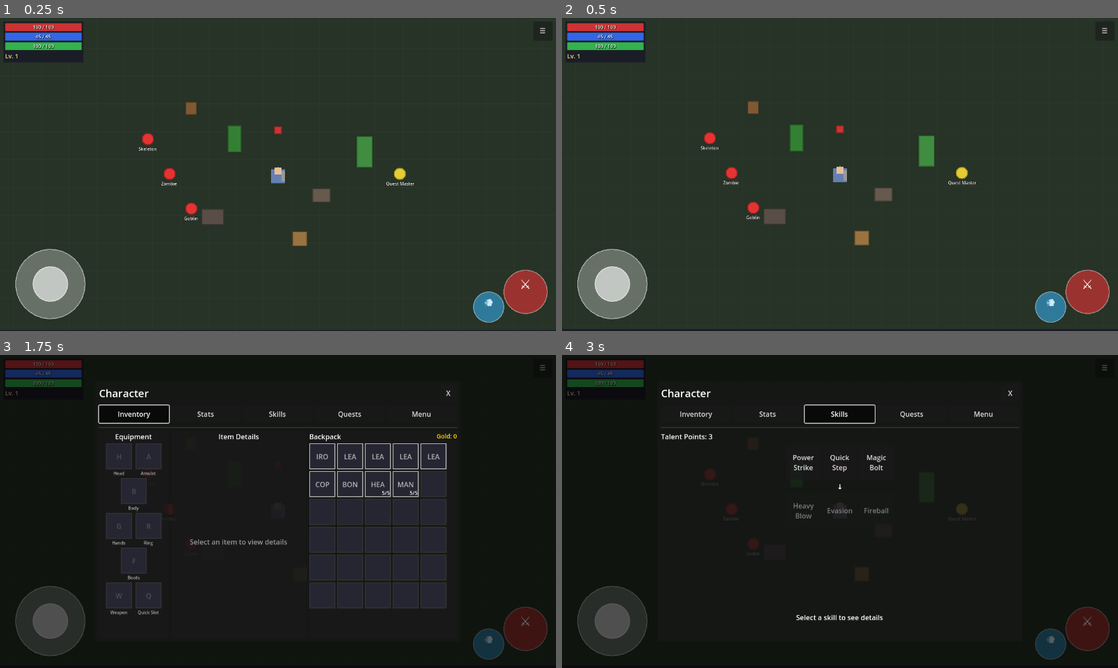
Above: before the commit, frames 1-4 (two rows, left to right).
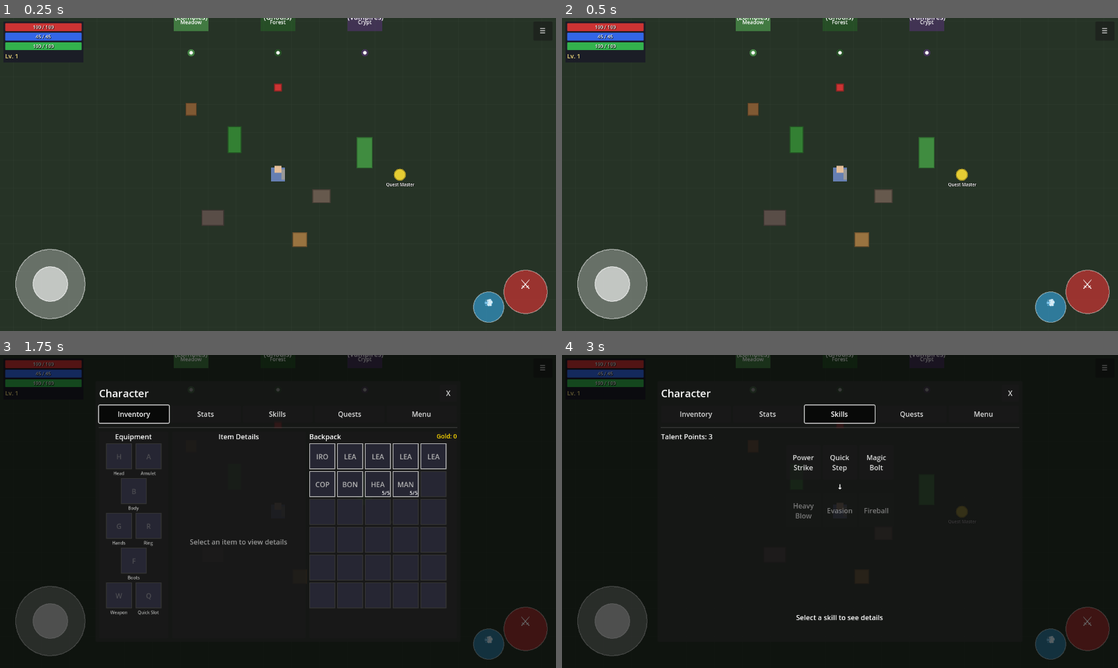
Above: after the commit, the same moments.

Repository: MatousHruska/MobileTestia
Game: Godot game, scene res://scenes/world/test_zone.tscn
Two runs of this game, one before a commit and one after it. Both use one fixed random seed, a clock stepped at 60 frames per second and the inputs below.
Inputs:
- Up to frame 1 (0.25 s): no input
- Up to frame 2 (0.5 s): no input
- Up to frame 3 (1.75 s): click "☰" at 0.5 s; click "Inventory" at 1.25 s
- Up to frame 4 (3 s): click "Stats" at 2 s; click "Skills" at 2.75 s

The runs differ from the first frame. In frame 1, 1.7% of the frame differs, in the area x 0-100%, y 0-100%; in frame 2, 2.0%; in frame 3, 0.4%; in frame 4, 0.6%.

Commit message:
Add zone system with three test zones
- Create ZoneTransition script for moving between zones
- Create SpawnPoint script for player positioning
- Update ZoneBase to read enemy data from database
- Create three zone scenes:
  - zone_meadow.tscn (Zombies, level 1-3)
  - zone_forest.tscn (Ghouls, level 3-6)
  - zone_crypt.tscn (Vampires, level 5-10)
- Update test_zone as hub with transitions to all zones
- Each zone reads enemy_spawn_list from database

Diff:
--- a/scenes/world/test_zone.tscn
+++ b/scenes/world/test_zone.tscn
@@ -8,17 +8,113 @@
 [ext_resource type="PackedScene" path="res://scenes/ui/menu/character_menu.tscn" id="6_menu"]
 [ext_resource type="Script" path="res://scripts/npc/enemy_npc.gd" id="7_enemy"]
 [ext_resource type="PackedScene" path="res://scenes/prefabs/database_npc.tscn" id="8_npc_prefab"]
+[ext_resource type="Script" path="res://scripts/world/zone_transition.gd" id="9_transition"]
+[ext_resource type="Script" path="res://scripts/world/spawn_point.gd" id="10_spawn"]
+
+[sub_resource type="RectangleShape2D" id="RectangleShape2D_trans"]
+size = Vector2(80, 40)
 
 [node name="TestZone" type="Node2D"]
 script = ExtResource("5_zone")
-zone_name = "Test Zone"
+zone_id = ""
+zone_name = "Test Hub"
+spawn_enemies = false
 
 [node name="Background" type="ColorRect" parent="."]
 offset_left = -640.0
-offset_top = -360.0
+offset_top = -500.0
 offset_right = 640.0
 offset_bottom = 360.0
 color = Color(0.15, 0.2, 0.15, 1)
+
+[node name="ZoneTransitions" type="Node2D" parent="."]
+
+[node name="ToMeadow" type="Area2D" parent="ZoneTransitions"]
+position = Vector2(-200, -350)
+script = ExtResource("9_transition")
+target_zone = "res://scenes/world/zone_meadow.tscn"
+spawn_point_id = "default"
+display_name = "Meadow"
+transition_color = Color(0.3, 0.6, 0.3, 0.7)
+
+[node name="CollisionShape2D" type="CollisionShape2D" parent="ZoneTransitions/ToMeadow"]
+shape = SubResource("RectangleShape2D_trans")
+
+[node name="ToForest" type="Area2D" parent="ZoneTransitions"]
+position = Vector2(0, -350)
+script = ExtResource("9_transition")
+target_zone = "res://scenes/world/zone_forest.tscn"
+spawn_point_id = "default"
+display_name = "Forest"
+transition_color = Color(0.15, 0.35, 0.15, 0.7)
+
+[node name="CollisionShape2D" type="CollisionShape2D" parent="ZoneTransitions/ToForest"]
+shape = SubResource("RectangleShape2D_trans")
+
+[node name="ToCrypt" type="Area2D" parent="ZoneTransitions"]
+position = Vector2(200, -350)
+script = ExtResource("9_transition")
+target_zone = "res://scenes/world/zone_crypt.tscn"
+spawn_point_id = "default"
+display_name = "Crypt"
+transition_color = Color(0.3, 0.2, 0.4, 0.7)
+
+[node name="CollisionShape2D" type="CollisionShape2D" parent="ZoneTransitions/ToCrypt"]
+shape = SubResource("RectangleShape2D_trans")
+
+[node name="SpawnPoints" type="Node2D" parent="."]
+
+[node name="SpawnFromMeadow" type="Marker2D" parent="SpawnPoints"]
+position = Vector2(-200, -280)
+script = ExtResource("10_spawn")
+spawn_id = "from_meadow"
+marker_color = Color(0.3, 0.6, 0.3, 0.8)
+
+[node name="SpawnFromForest" type="Marker2D" parent="SpawnPoints"]
+position = Vector2(0, -280)
+script = ExtResource("10_spawn")
+spawn_id = "from_forest"
+marker_color = Color(0.15, 0.35, 0.15, 0.8)
+
+[node name="SpawnFromCrypt" type="Marker2D" parent="SpawnPoints"]
+position = Vector2(200, -280)
+script = ExtResource("10_spawn")
+spawn_id = "from_crypt"
+marker_color = Color(0.3, 0.2, 0.4, 0.8)
+
+[node name="SpawnDefault" type="Marker2D" parent="SpawnPoints"]
+position = Vector2(0, 0)
+script = ExtResource("10_spawn")
+spawn_id = "default"
+
+[node name="TransitionLabels" type="Node2D" parent="."]
+
+[node name="LabelMeadow" type="Label" parent="TransitionLabels"]
+offset_left = -240.0
+offset_top = -400.0
+offset_right = -160.0
+offset_bottom = -377.0
+text = "MEADOW
+(Zombies)"
+horizontal_alignment = 1
+
+[node name="LabelForest" type="Label" parent="TransitionLabels"]
+offset_left = -40.0
+offset_top = -400.0
+offset_right = 40.0
+offset_bottom = -377.0
+text = "FOREST
+(Ghouls)"
+horizontal_alignment = 1
+
+[node name="LabelCrypt" type="Label" parent="TransitionLabels"]
+offset_left = 160.0
+offset_top = -400.0
+offset_right = 240.0
+offset_bottom = -377.0
+text = "CRYPT
+(Vampires)"
+horizontal_alignment = 1
 
 [node name="Grid" type="Node2D" parent="."]
 script = ExtResource("4_ref")
@@ -62,57 +158,12 @@
 object_size = Vector2(24, 28)
 
 [node name="Marker" type="Node2D" parent="ReferenceObjects"]
-position = Vector2(0, -100)
+position = Vector2(0, -200)
 script = ExtResource("4_ref")
 object_color = Color(0.8, 0.2, 0.2, 1)
 object_size = Vector2(16, 16)
 
 [node name="Enemies" type="Node2D" parent="."]
-
-[node name="Zombie1" type="CharacterBody2D" parent="Enemies"]
-position = Vector2(-250, 0)
-script = ExtResource("7_enemy")
-enemy_id = "ene_zombie_basic"
-enemy_name = "Zombie"
-max_health = 50.0
-base_damage = 8.0
-attack_speed = 1.0
-armor = 2.0
-enemy_level = 1
-experience_reward = 15
-detection_radius = 100.0
-attack_radius = 20.0
-move_speed = 40.0
-
-[node name="Zombie2" type="CharacterBody2D" parent="Enemies"]
-position = Vector2(-300, -80)
-script = ExtResource("7_enemy")
-enemy_id = "ene_zombie_basic"
-enemy_name = "Zombie"
-max_health = 50.0
-base_damage = 8.0
-attack_speed = 1.0
-armor = 2.0
-enemy_level = 1
-experience_reward = 15
-detection_radius = 100.0
-attack_radius = 20.0
-move_speed = 40.0
-
-[node name="Zombie3" type="CharacterBody2D" parent="Enemies"]
-position = Vector2(-200, 80)
-script = ExtResource("7_enemy")
-enemy_id = "ene_zombie_basic"
-enemy_name = "Zombie"
-max_health = 50.0
-base_damage = 8.0
-attack_speed = 1.0
-armor = 2.0
-enemy_level = 1
-experience_reward = 15
-detection_radius = 100.0
-attack_radius = 20.0
-move_speed = 40.0
 
 [node name="FriendlyNPCs" type="Node2D" parent="."]
 
--- /dev/null
+++ b/scenes/world/zone_crypt.tscn
@@ -0,0 +1,85 @@
+[gd_scene load_steps=8 format=3 uid="uid://zone_crypt_001"]
+
+[ext_resource type="PackedScene" path="res://scenes/player/player.tscn" id="1_player"]
+[ext_resource type="PackedScene" path="res://scenes/ui/hud/game_hud.tscn" id="2_hud"]
+[ext_resource type="Script" path="res://scripts/camera/game_camera.gd" id="3_camera"]
+[ext_resource type="Script" path="res://scripts/world/zone_base.gd" id="4_zone"]
+[ext_resource type="PackedScene" path="res://scenes/ui/menu/character_menu.tscn" id="5_menu"]
+[ext_resource type="Script" path="res://scripts/world/zone_transition.gd" id="6_transition"]
+
+[sub_resource type="RectangleShape2D" id="RectangleShape2D_trans"]
+size = Vector2(80, 40)
+
+[node name="ZoneCrypt" type="Node2D"]
+script = ExtResource("4_zone")
+zone_id = "zone_crypt"
+zone_name = "Ancient Crypt"
+enemy_spawn_positions = Array[Vector2]([Vector2(-200, 0), Vector2(-320, -80), Vector2(-250, 100)])
+
+[node name="Background" type="ColorRect" parent="."]
+offset_left = -640.0
+offset_top = -360.0
+offset_right = 640.0
+offset_bottom = 360.0
+color = Color(0.08, 0.06, 0.1, 1)
+
+[node name="Decorations" type="Node2D" parent="."]
+
+[node name="Pillar1" type="ColorRect" parent="Decorations"]
+offset_left = -80.0
+offset_top = -120.0
+offset_right = -60.0
+offset_bottom = 20.0
+color = Color(0.25, 0.22, 0.3, 1)
+
+[node name="Pillar2" type="ColorRect" parent="Decorations"]
+offset_left = 60.0
+offset_top = -120.0
+offset_right = 80.0
+offset_bottom = 20.0
+color = Color(0.25, 0.22, 0.3, 1)
+
+[node name="Coffin1" type="ColorRect" parent="Decorations"]
+offset_left = 150.0
+offset_top = 50.0
+offset_right = 200.0
+offset_bottom = 90.0
+color = Color(0.3, 0.2, 0.15, 1)
+
+[node name="Skull1" type="ColorRect" parent="Decorations"]
+offset_left = -150.0
+offset_top = -50.0
+offset_right = -138.0
+offset_bottom = -38.0
+color = Color(0.8, 0.75, 0.7, 1)
+
+[node name="Candle1" type="ColorRect" parent="Decorations"]
+offset_left = 100.0
+offset_top = -80.0
+offset_right = 106.0
+offset_bottom = -60.0
+color = Color(0.9, 0.6, 0.2, 1)
+
+[node name="Enemies" type="Node2D" parent="."]
+
+[node name="TransitionToTest" type="Area2D" parent="."]
+position = Vector2(0, -280)
+script = ExtResource("6_transition")
+target_zone = "res://scenes/world/test_zone.tscn"
+spawn_point_id = "from_crypt"
+display_name = "To Hub"
+transition_color = Color(0.3, 0.5, 0.8, 0.6)
+
+[node name="CollisionShape2D" type="CollisionShape2D" parent="TransitionToTest"]
+shape = SubResource("RectangleShape2D_trans")
+
+[node name="Player" parent="." instance=ExtResource("1_player")]
+
+[node name="GameCamera" type="Camera2D" parent="."]
+script = ExtResource("3_camera")
+follow_smoothing = 8.0
+look_ahead_distance = 30.0
+
+[node name="HUD" parent="." instance=ExtResource("2_hud")]
+
+[node name="CharacterMenu" parent="." instance=ExtResource("5_menu")]
--- /dev/null
+++ b/scenes/world/zone_forest.tscn
@@ -0,0 +1,78 @@
+[gd_scene load_steps=8 format=3 uid="uid://zone_forest_001"]
+
+[ext_resource type="PackedScene" path="res://scenes/player/player.tscn" id="1_player"]
+[ext_resource type="PackedScene" path="res://scenes/ui/hud/game_hud.tscn" id="2_hud"]
+[ext_resource type="Script" path="res://scripts/camera/game_camera.gd" id="3_camera"]
+[ext_resource type="Script" path="res://scripts/world/zone_base.gd" id="4_zone"]
+[ext_resource type="PackedScene" path="res://scenes/ui/menu/character_menu.tscn" id="5_menu"]
+[ext_resource type="Script" path="res://scripts/world/zone_transition.gd" id="6_transition"]
+
+[sub_resource type="RectangleShape2D" id="RectangleShape2D_trans"]
+size = Vector2(80, 40)
+
+[node name="ZoneForest" type="Node2D"]
+script = ExtResource("4_zone")
+zone_id = "zone_forest"
+zone_name = "Dark Forest"
+enemy_spawn_positions = Array[Vector2]([Vector2(-180, 30), Vector2(-300, -100), Vector2(-220, 150), Vector2(-350, 50)])
+
+[node name="Background" type="ColorRect" parent="."]
+offset_left = -640.0
+offset_top = -360.0
+offset_right = 640.0
+offset_bottom = 360.0
+color = Color(0.1, 0.15, 0.1, 1)
+
+[node name="Decorations" type="Node2D" parent="."]
+
+[node name="Tree1" type="ColorRect" parent="Decorations"]
+offset_left = -50.0
+offset_top = -100.0
+offset_right = -20.0
+offset_bottom = 0.0
+color = Color(0.15, 0.3, 0.1, 1)
+
+[node name="Tree2" type="ColorRect" parent="Decorations"]
+offset_left = 100.0
+offset_top = -80.0
+offset_right = 140.0
+offset_bottom = 20.0
+color = Color(0.12, 0.25, 0.08, 1)
+
+[node name="Tree3" type="ColorRect" parent="Decorations"]
+offset_left = -150.0
+offset_top = 50.0
+offset_right = -110.0
+offset_bottom = 150.0
+color = Color(0.13, 0.28, 0.09, 1)
+
+[node name="Bush1" type="ColorRect" parent="Decorations"]
+offset_left = 200.0
+offset_top = 100.0
+offset_right = 240.0
+offset_bottom = 130.0
+color = Color(0.1, 0.2, 0.05, 1)
+
+[node name="Enemies" type="Node2D" parent="."]
+
+[node name="TransitionToTest" type="Area2D" parent="."]
+position = Vector2(0, -280)
+script = ExtResource("6_transition")
+target_zone = "res://scenes/world/test_zone.tscn"
+spawn_point_id = "from_forest"
+display_name = "To Hub"
+transition_color = Color(0.3, 0.5, 0.8, 0.6)
+
+[node name="CollisionShape2D" type="CollisionShape2D" parent="TransitionToTest"]
+shape = SubResource("RectangleShape2D_trans")
+
+[node name="Player" parent="." instance=ExtResource("1_player")]
+
+[node name="GameCamera" type="Camera2D" parent="."]
+script = ExtResource("3_camera")
+follow_smoothing = 8.0
+look_ahead_distance = 30.0
+
+[node name="HUD" parent="." instance=ExtResource("2_hud")]
+
+[node name="CharacterMenu" parent="." instance=ExtResource("5_menu")]
--- /dev/null
+++ b/scenes/world/zone_meadow.tscn
@@ -0,0 +1,71 @@
+[gd_scene load_steps=8 format=3 uid="uid://zone_meadow_001"]
+
+[ext_resource type="PackedScene" path="res://scenes/player/player.tscn" id="1_player"]
+[ext_resource type="PackedScene" path="res://scenes/ui/hud/game_hud.tscn" id="2_hud"]
+[ext_resource type="Script" path="res://scripts/camera/game_camera.gd" id="3_camera"]
+[ext_resource type="Script" path="res://scripts/world/zone_base.gd" id="4_zone"]
+[ext_resource type="PackedScene" path="res://scenes/ui/menu/character_menu.tscn" id="5_menu"]
+[ext_resource type="Script" path="res://scripts/world/zone_transition.gd" id="6_transition"]
+
+[sub_resource type="RectangleShape2D" id="RectangleShape2D_trans"]
+size = Vector2(80, 40)
+
+[node name="ZoneMeadow" type="Node2D"]
+script = ExtResource("4_zone")
+zone_id = "zone_meadow"
+zone_name = "Peaceful Meadow"
+enemy_spawn_positions = Array[Vector2]([Vector2(-200, 50), Vector2(-280, -60), Vector2(-150, 120)])
+
+[node name="Background" type="ColorRect" parent="."]
+offset_left = -640.0
+offset_top = -360.0
+offset_right = 640.0
+offset_bottom = 360.0
+color = Color(0.25, 0.4, 0.2, 1)
+
+[node name="Decorations" type="Node2D" parent="."]
+
+[node name="Grass1" type="ColorRect" parent="Decorations"]
+offset_left = -100.0
+offset_top = -20.0
+offset_right = -60.0
+offset_bottom = 0.0
+color = Color(0.2, 0.5, 0.15, 1)
+
+[node name="Grass2" type="ColorRect" parent="Decorations"]
+offset_left = 50.0
+offset_top = 80.0
+offset_right = 100.0
+offset_bottom = 100.0
+color = Color(0.2, 0.5, 0.15, 1)
+
+[node name="Flower1" type="ColorRect" parent="Decorations"]
+offset_left = 150.0
+offset_top = -50.0
+offset_right = 165.0
+offset_bottom = -35.0
+color = Color(0.9, 0.7, 0.2, 1)
+
+[node name="Enemies" type="Node2D" parent="."]
+
+[node name="TransitionToTest" type="Area2D" parent="."]
+position = Vector2(0, -280)
+script = ExtResource("6_transition")
+target_zone = "res://scenes/world/test_zone.tscn"
+spawn_point_id = "from_meadow"
+display_name = "To Hub"
+transition_color = Color(0.3, 0.5, 0.8, 0.6)
+
+[node name="CollisionShape2D" type="CollisionShape2D" parent="TransitionToTest"]
+shape = SubResource("RectangleShape2D_trans")
+
+[node name="Player" parent="." instance=ExtResource("1_player")]
+
+[node name="GameCamera" type="Camera2D" parent="."]
+script = ExtResource("3_camera")
+follow_smoothing = 8.0
+look_ahead_distance = 30.0
+
+[node name="HUD" parent="." instance=ExtResource("2_hud")]
+
+[node name="CharacterMenu" parent="." instance=ExtResource("5_menu")]
--- /dev/null
+++ b/scripts/world/spawn_point.gd
@@ -0,0 +1,29 @@
+extends Marker2D
+class_name SpawnPoint
+## SpawnPoint - Marks where players/entities can spawn in a zone
+
+## Unique ID for this spawn point
+@export var spawn_id: String = "default"
+
+## Visual color for editor
+@export var marker_color: Color = Color(0.2, 0.8, 0.2, 0.8)
+
+## Size of visual marker
+@export var marker_size: float = 16.0
+
+
+func _ready() -> void:
+	# Register with zone if needed
+	Debug.log("Zone", "Spawn point ready: %s at %s" % [spawn_id, global_position])
+
+
+func _draw() -> void:
+	# Draw a visible marker in editor and debug
+	draw_circle(Vector2.ZERO, marker_size / 2, marker_color)
+	draw_circle(Vector2.ZERO, marker_size / 4, Color.WHITE)
+
+
+func _process(_delta: float) -> void:
+	# Only redraw in editor
+	if Engine.is_editor_hint():
+		queue_redraw()
--- a/scripts/world/zone_base.gd
+++ b/scripts/world/zone_base.gd
@@ -1,10 +1,15 @@
 extends Node2D
 class_name ZoneBase
 ## ZoneBase - Base script for game zones
-## Handles common zone setup like linking HUD to menu
+## Handles zone setup, player spawning, and enemy spawning from database
 
+## Zone identification - links to zones database
+@export var zone_id: String = ""
 @export var zone_name: String = "Unknown Zone"
-@export var spawn_test_enemies: bool = true
+
+## Enemy spawning
+@export var spawn_enemies: bool = true
+@export var enemy_spawn_positions: Array[Vector2] = []
 
 ## Auto-find references
 @onready var hud: HUD = $HUD
@@ -12,7 +17,7 @@
 
 
 func _ready() -> void:
-	Debug.info("System", "Zone loaded", zone_name)
+	Debug.info("System", "Zone loaded: %s (id: %s)" % [zone_name, zone_id])
 
 	# Link HUD to character menu
 	if hud and character_menu:
@@ -22,17 +27,69 @@
 	# Notify game manager
 	Game.current_zone = zone_name
 
-	# Add starting items from database
-	Inventory.add_starting_items()
+	# Position player at spawn point
+	_position_player_at_spawn()
 
-	# Spawn test enemies from database
-	if spawn_test_enemies:
-		_spawn_database_enemies()
+	# Add starting items from database (only on first zone)
+	if Game.game_time < 1.0:
+		Inventory.add_starting_items()
+
+	# Spawn enemies from database
+	if spawn_enemies:
+		_spawn_zone_enemies()
 
 
-func _spawn_database_enemies() -> void:
-	## Spawns test enemies from the database
-	## Replaces any existing hardcoded enemies
+func _position_player_at_spawn() -> void:
+	## Position player at the correct spawn point based on Game.spawn_point_id
+	var spawn_id: String = Game.spawn_point_id
+	if spawn_id.is_empty():
+		spawn_id = "default"
+
+	# Find spawn point with matching ID
+	var spawn_points := get_tree().get_nodes_in_group("spawn_points")
+	for sp in spawn_points:
+		if sp is SpawnPoint and sp.spawn_id == spawn_id:
+			if Game.player:
+				Game.player.global_position = sp.global_position
+				Debug.log("Zone", "Player spawned at: %s (%s)" % [spawn_id, sp.global_position])
+			return
+
+	# Also check for SpawnPoint nodes directly in scene
+	for child in get_children():
+		if child is SpawnPoint and child.spawn_id == spawn_id:
+			if Game.player:
+				Game.player.global_position = child.global_position
+				Debug.log("Zone", "Player spawned at: %s (%s)" % [spawn_id, child.global_position])
+			return
+
+	Debug.log("Zone", "No spawn point '%s' found, using default position" % spawn_id)
+
+
+func _spawn_zone_enemies() -> void:
+	## Spawns enemies based on zone database entry
+
+	# Get zone data from database
+	var zone_data: Dictionary = {}
+	if not zone_id.is_empty():
+		zone_data = DatabaseLoader.zones.get(zone_id, {})
+
+	# Get enemy list from database or use fallback
+	var enemy_ids: Array = []
+	if zone_data.has("enemy_spawn_list"):
+		var spawn_list: String = zone_data.get("enemy_spawn_list", "")
+		if not spawn_list.is_empty():
+			enemy_ids = spawn_list.split(",")
+			for i in range(enemy_ids.size()):
+				enemy_ids[i] = enemy_ids[i].strip_edges()
+
+	# Fallback to zombie if no enemies defined
+	if enemy_ids.is_empty():
+		enemy_ids = ["ene_zombie_basic"]
+		Debug.warn("Zone", "No enemies in database for zone '%s', using fallback" % zone_id)
+
+	# Get level range from database
+	var min_level: int = zone_data.get("min_level", 1)
+	var max_level: int = zone_data.get("max_level", min_level + 2)
 
 	# Find or create Enemies container
 	var enemies_node := get_node_or_null("Enemies")
@@ -40,40 +97,36 @@
 		enemies_node = Node2D.new()
 		enemies_node.name = "Enemies"
 		add_child(enemies_node)
-	else:
-		# Remove existing hardcoded enemies
-		for child in enemies_node.get_children():
-			child.queue_free()
 
-	# Wait a frame for cleanup
-	await get_tree().process_frame
+	# Use defined spawn positions or defaults
+	var positions: Array[Vector2] = enemy_spawn_positions
+	if positions.is_empty():
+		positions = [
+			Vector2(-250, 0),
+			Vector2(-300, -80),
+			Vector2(-200, 80),
+		]
 
-	# Spawn enemies from database
-	var test_enemies := [
-		{"id": "ene_zombie_basic", "level": 1, "position": Vector2(-250, 0)},
-		{"id": "ene_skeleton_basic", "level": 1, "position": Vector2(-300, -80)},
-		{"id": "ene_goblin_basic", "level": 1, "position": Vector2(-200, 80)},
-	]
+	# Spawn enemies at positions
+	for i in range(positions.size()):
+		var enemy_id: String = enemy_ids[i % enemy_ids.size()]
+		var level: int = randi_range(min_level, max_level)
+		var pos: Vector2 = positions[i]
 
-	for enemy_data in test_enemies:
-		var enemy := DatabaseLoader.create_enemy(enemy_data.id, enemy_data.level)
+		var enemy := DatabaseLoader.create_enemy(enemy_id, level)
 		if enemy != null:
 			enemies_node.add_child(enemy)
-			enemy.global_position = enemy_data.position
+			enemy.global_position = pos
 			enemy.home_position = enemy.global_position
-			Debug.log("Zone", "Spawned database enemy", {
-				"id": enemy_data.id,
-				"name": enemy.enemy_name,
-				"position": enemy.global_position
-			})
+			Debug.log("Zone", "Spawned: %s Lv%d at %s" % [enemy.enemy_name, level, pos])
 		else:
-			# Fallback to EnemyPresets if database entry missing
-			var enemy_type: String = str(enemy_data.id).replace("ene_", "").replace("_basic", "")
-			enemy = EnemyPresets.create(enemy_type, enemy_data.level)
-			if enemy != null:
-				enemies_node.add_child(enemy)
-				enemy.global_position = enemy_data.position
-				enemy.home_position = enemy.global_position
-				Debug.warn("Zone", "Used fallback enemy", enemy_type)
+			Debug.warn("Zone", "Failed to spawn enemy: %s" % enemy_id)
 
-	Debug.info("Zone", "Spawned %d test enemies from database" % test_enemies.size())
+	Debug.info("Zone", "Spawned %d enemies from zone database" % positions.size())
+
+
+## Get zone data from database
+func get_zone_data() -> Dictionary:
+	if zone_id.is_empty():
+		return {}
+	return DatabaseLoader.zones.get(zone_id, {})
--- /dev/null
+++ b/scripts/world/zone_transition.gd
@@ -0,0 +1,73 @@
+extends Area2D
+class_name ZoneTransition
+## ZoneTransition - Triggers zone changes when player enters
+## Place as Area2D with collision shape in zones
+
+## The target zone scene path
+@export_file("*.tscn") var target_zone: String = ""
+
+## Spawn point ID in the target zone (for positioning player)
+@export var spawn_point_id: String = "default"
+
+## Display name for the transition (shown to player)
+@export var display_name: String = "Exit"
+
+## Visual settings
+@export var transition_color: Color = Color(0.3, 0.5, 0.8, 0.6)
+
+## Internal
+var _visual: ColorRect
+var _label: Label
+
+
+func _ready() -> void:
+	# Set up collision
+	collision_layer = 0
+	collision_mask = 2  # Player layer
+
+	body_entered.connect(_on_body_entered)
+
+	# Create visual representation
+	_create_visual()
+
+	Debug.log("Zone", "Transition ready: %s -> %s" % [display_name, target_zone])
+
+
+func _create_visual() -> void:
+	# Find or create the collision shape to get size
+	var shape_node := get_node_or_null("CollisionShape2D") as CollisionShape2D
+	var size := Vector2(64, 64)  # Default size
+
+	if shape_node and shape_node.shape is RectangleShape2D:
+		size = (shape_node.shape as RectangleShape2D).size
+
+	# Create colored rectangle
+	_visual = ColorRect.new()
+	_visual.color = transition_color
+	_visual.size = size
+	_visual.position = -size / 2
+	add_child(_visual)
+
+	# Create label
+	_label = Label.new()
+	_label.text = display_name
+	_label.horizontal_alignment = HORIZONTAL_ALIGNMENT_CENTER
+	_label.vertical_alignment = VERTICAL_ALIGNMENT_CENTER
+	_label.size = size
+	_label.position = -size / 2
+	_label.add_theme_font_size_override("font_size", 12)
+	add_child(_label)
+
+
+func _on_body_entered(body: Node2D) -> void:
+	if body != Game.player:
+		return
+
+	if target_zone.is_empty():
+		Debug.warn("Zone", "Transition has no target zone set!")
+		return
+
+	Debug.info("Zone", "Player entered transition: %s" % display_name)
+
+	# Trigger zone change
+	Game.change_zone(target_zone, spawn_point_id)
Not shown: 1 places in scenes/world/test_zone.tscn that only renumber resources
